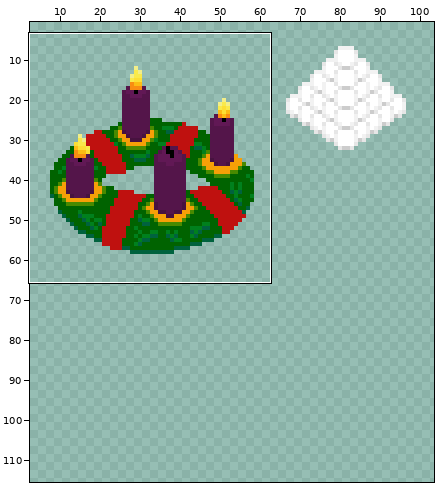
Edited in one commit: sprite sheet (Assets/FuerWinter/Winterdeko.png). Above, an overview of the earlier version with the close-up marked.
Close-up. Before the commit:
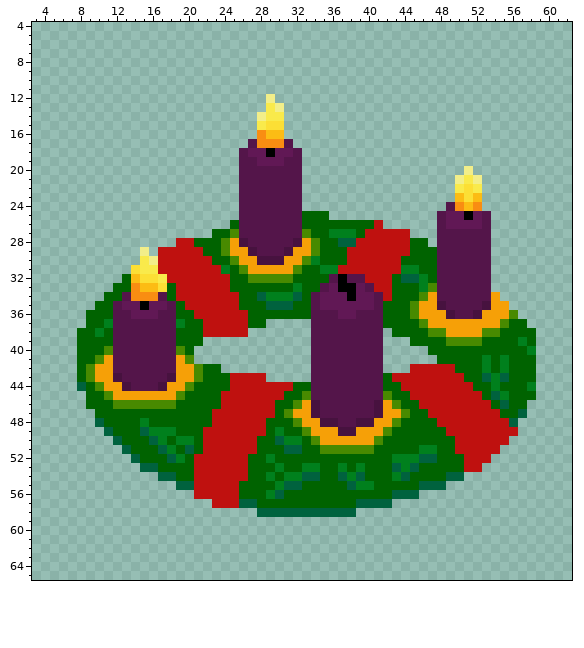
The file is 256x256 pixels. Shown: x 3..62, y 4..65. The old version is drawn lined up with the new one, on the new canvas. The wide view leaves out empty margins. The commit also changed other parts of the picture, which this record leaves out.
The result:
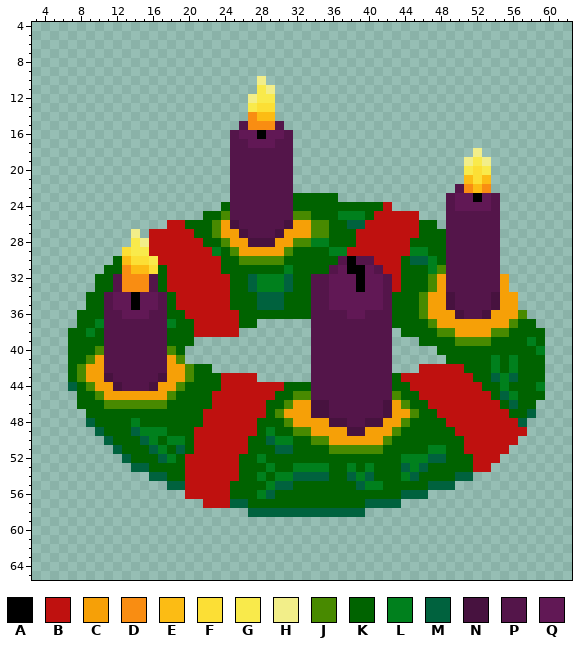
Palette (. is transparent): A #000000  B #bf110f  C #f6a007  D #f98d12  E #fcbc14  F #fcdf35  G #f9ea4b  H #f2ee89  J #488a00  K #006300  L #00801d  M #00623e  N #47123f  P #54154a  Q #611855
From old to new:
canvas 256x256 -> 272x272, the old top-left corner now at 2,3
Changed rows in their new state; - is an unchanged pixel.
first column x 7:
10 ---------------------H-------------------------------
11 ---------------------GH------------------------------
12 --------------------HGG------------------------------
13 --------------------GFF.-----------------------------
14 --------------------DEE.-----------------------------
15 -------------------PDDDP-----------------------------
16 ------------------PQQAQQP----------------------------
17 ------------------PPQQQP-----------------------------
18 ------------------P-PPPPP.-------------------H-------
19 ------------------P--PPP-.------------------HGH------
20 ------------------P------.------------------GFG------
21 ------------------P------.-----------------.EFE------
22 ------------------P------.-----------------PDED------
23 ------------------P------KKKKK------------PQQAQP-----
24 -----------------KP------KKKKKKKKKKB-------QQQQP-----
25 ---------------KKJP------JJ--KLLLKBBBBB--.PPPP-P-----
26 -----------BBKKKJCN-----NCCJJ--MMB-BBBBKK.PPPP-P-----
27 -------H-BBBBBKKJCCN---NCCCJJKKKB-----BKKK-----P-----
28 -------GHBBB--B----CNNNCCJJLL-KK--------KK-----P-----
29 ------FGGB-----BLKJ-CCCCJKKK-LL-------LL-K-----P-----
30 -----KEFFG------B-KJJJJJKKKK--PAPP----MMLK-----P-----
31 ----KKDEEFK------K-KKKKKLK--KPQAAQP--KK-LJ-----P-----
32 ---KKPDDDPK---------MLLLM--PPQQQAQQPBKKKJC-----PC----
33 ---KKPD-DPKB--------MLLLMK-P--QQAQQPB--K-C-----PC----
34 --KKPQQAQQ--------K---MMKK--P--Q--QP-----CN----NCC---
35 --K-PQ-AQ-PKB-----K--M--K---P-----QP--KJ-CN---PN-C---
36 -K--P-Q--P-K-B-----K----------P-Q--P--KJ--CN-PN--CJ--
37 -K-LP------LK-B----K-.-------------P---KJ-------CJ-K-
38 K-LKP------K--B----.---------------P.---K-J---C-J---K
39 K---P------K--.--------------------P--.---K---J---KLK
40 K--JP------JK.---------------------P----.----------KL
41 K-JCP------CJ.---------------------P-----.----KLKL--K
42 KJC-P------C-JK-.------------------P--.----B--KLKL--K
43 KJC-NP----NC-JK--B---.-------------PK-------B-KMLM--K
44 MKJC-NP--NC-JK---B------K----------P-K-------B-KL--KL
45 -K-JC------JK---B------K-J---------PJ-K-------BKML--K
46 -K--J------K----B-----K-JC--N-----PNCJ-K-------BKM-K-
47 --K------------B------KJC---N-----PN-CJ-K-------B-KM-
48 --MK---LK------B-----K--JC--C-N-P-N-CJ---K-------BM--
49 ---MK--ML--K--B------KLK-J----C-N--CJ-----K-------B--
50 ----MK--MLKL-KB-----K-ML-K--J-----CJ-------K-----B---
51 -----MK--MLKMKB-----K--M-K--K-----J----K-L-K----B----
52 ------MK--MLKB-----K-LK-------------K--L-M--K--B-----
53 -------M-K---B-----K--LK-L--L-KLKL--KMLM----K-B------
54 ---------M-K-B-----K-LKL-M--M-KMLM--KLM---K-M--------
55 -----------M-B----K---LM-K-----KM-L----K--M----------
56 -------------B----K--LMK------------K--M-------------
57 ---------------B--M-K-----------K---M----------------
58 --------------------M-----------M--------------------
